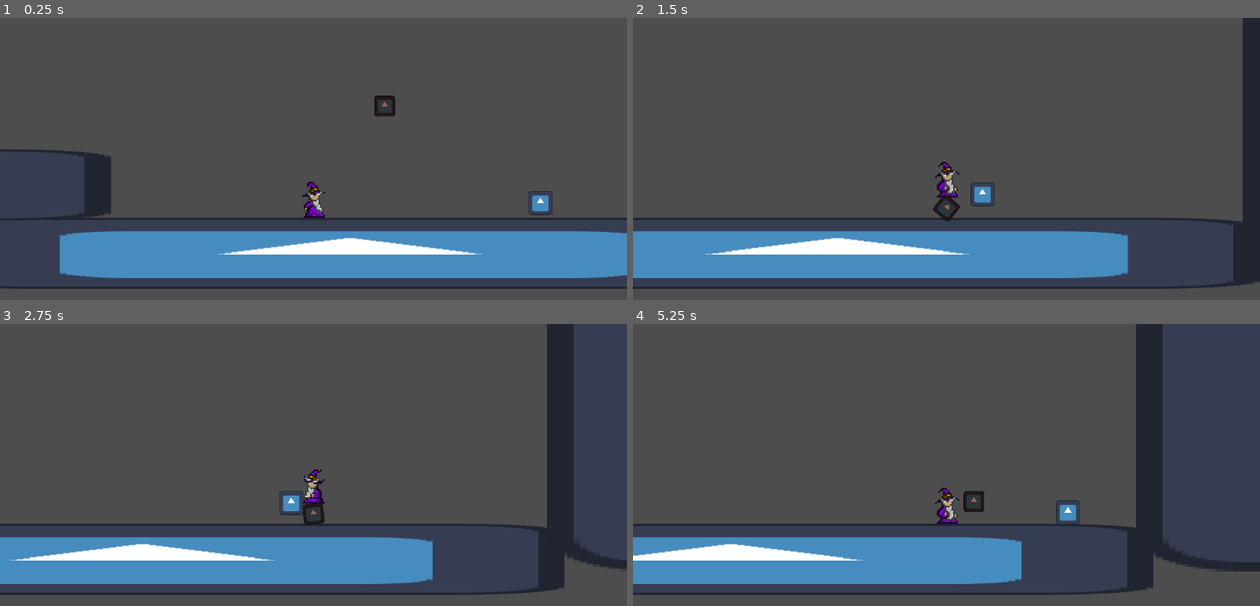
Above: before the commit, frames 1-4 (two rows, left to right).
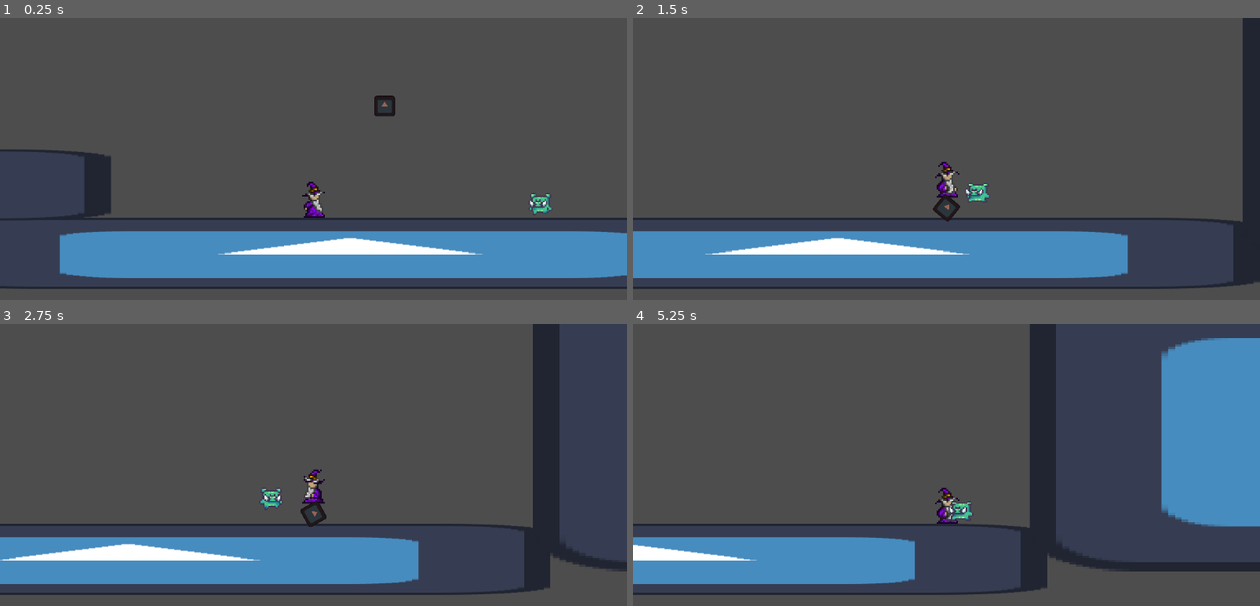
Above: after the commit, the same moments.

Repository: 3k2ng/jame-bucket
Game: Godot game, scene res://scenes/level.tscn
Two runs of this game, one before a commit and one after it. Both use one fixed random seed, a clock stepped at 60 frames per second and the inputs below. The engine's default icon, where the game draws it, is replaced by a stand-in: a white triangle on a blue panel in a dark square.
Inputs:
- Up to frame 1 (0.25 s): no input
- Up to frame 2 (1.5 s): hold Right (right) from 0.53 s (still down); tap X (kick) at 0.6, 1.35 s; tap Z (jump) at 0.77 s
- Up to frame 3 (2.75 s): tap Z (jump) at 1.52 s; release Right (right) at 2.03 s; hold Left (left) from 2.03 s (still down); tap X (kick) at 2.1 s
- Up to frame 4 (5.25 s): release Left (left) at 2.78 s; hold Right (right) 2.78-4.28 s; tap X (kick) every 0.75 s from 2.85 to 5.1 s; tap Z (jump) at 3.02, 3.77, 4.52 s; hold Left (left) 4.28-5.03 s; hold Right (right) from 5.03 s (still down)

The runs differ from the first frame. In frame 1, 0.2% of the frame differs, in the area x 84-89%, y 61-70%; in frame 2, 0.2%; in frame 3, 5.5%; in frame 4, 24%, in the area x 0-100%, y 0-97%.

Commit message:
test enemy sprite

Diff:
--- a/scenes/enemy.tscn
+++ b/scenes/enemy.tscn
@@ -1,13 +1,63 @@
-[gd_scene load_steps=5 format=3 uid="uid://dowixos6x5gas"]
+[gd_scene load_steps=12 format=3 uid="uid://dowixos6x5gas"]
 
 [ext_resource type="Script" uid="uid://dpi1a584fchit" path="res://scripts/enemy.gd" id="1_md0e3"]
-[ext_resource type="Texture2D" uid="uid://x82m30vdmo83" path="res://icon.svg" id="2_4ra3w"]
+[ext_resource type="Texture2D" uid="uid://cyrcgs2uq5v85" path="res://assets/Kings and Pigs/03-Pig/Run (34x28).png" id="2_md0e3"]
 
 [sub_resource type="RectangleShape2D" id="RectangleShape2D_5uy6h"]
 size = Vector2(44, 44)
 
 [sub_resource type="RectangleShape2D" id="RectangleShape2D_md0e3"]
 size = Vector2(50, 52)
+
+[sub_resource type="AtlasTexture" id="AtlasTexture_4ra3w"]
+atlas = ExtResource("2_md0e3")
+region = Rect2(0, 0, 34, 28)
+
+[sub_resource type="AtlasTexture" id="AtlasTexture_5uy6h"]
+atlas = ExtResource("2_md0e3")
+region = Rect2(34, 0, 34, 28)
+
+[sub_resource type="AtlasTexture" id="AtlasTexture_c4w8v"]
+atlas = ExtResource("2_md0e3")
+region = Rect2(68, 0, 34, 28)
+
+[sub_resource type="AtlasTexture" id="AtlasTexture_xwavj"]
+atlas = ExtResource("2_md0e3")
+region = Rect2(102, 0, 34, 28)
+
+[sub_resource type="AtlasTexture" id="AtlasTexture_nenq2"]
+atlas = ExtResource("2_md0e3")
+region = Rect2(136, 0, 34, 28)
+
+[sub_resource type="AtlasTexture" id="AtlasTexture_md484"]
+atlas = ExtResource("2_md0e3")
+region = Rect2(170, 0, 34, 28)
+
+[sub_resource type="SpriteFrames" id="SpriteFrames_ipns3"]
+animations = [{
+"frames": [{
+"duration": 1.0,
+"texture": SubResource("AtlasTexture_4ra3w")
+}, {
+"duration": 1.0,
+"texture": SubResource("AtlasTexture_5uy6h")
+}, {
+"duration": 1.0,
+"texture": SubResource("AtlasTexture_c4w8v")
+}, {
+"duration": 1.0,
+"texture": SubResource("AtlasTexture_xwavj")
+}, {
+"duration": 1.0,
+"texture": SubResource("AtlasTexture_nenq2")
+}, {
+"duration": 1.0,
+"texture": SubResource("AtlasTexture_md484")
+}],
+"loop": true,
+"name": &"run",
+"speed": 8.0
+}]
 
 [node name="Enemy" type="CharacterBody2D" groups=["enemy"]]
 collision_layer = 2
@@ -16,11 +66,17 @@
 [node name="CollisionShape2D" type="CollisionShape2D" parent="."]
 shape = SubResource("RectangleShape2D_5uy6h")
 
-[node name="Icon" type="Sprite2D" parent="."]
-scale = Vector2(0.34375, 0.34375)
-texture = ExtResource("2_4ra3w")
-
 [node name="Hitbox" type="Area2D" parent="."]
 
 [node name="CollisionShape2D" type="CollisionShape2D" parent="Hitbox"]
 shape = SubResource("RectangleShape2D_md0e3")
+
+[node name="SpriteOrigin" type="Node2D" parent="."]
+
+[node name="AnimatedSprite2D" type="AnimatedSprite2D" parent="SpriteOrigin"]
+position = Vector2(-7, -11)
+scale = Vector2(2.42857, 2.42857)
+sprite_frames = SubResource("SpriteFrames_ipns3")
+animation = &"run"
+autoplay = "run"
+frame_progress = 0.579827
--- a/scripts/enemy.gd
+++ b/scripts/enemy.gd
@@ -8,6 +8,8 @@
 var health: int = MAX_HEALTH
 
 @onready var player: CharacterBody2D = get_tree().get_first_node_in_group("player")
+@onready var animated_sprite_2d: AnimatedSprite2D = $AnimatedSprite2D
+@onready var sprite_origin: Node2D = $SpriteOrigin
 
 func _physics_process(delta: float) -> void:
 	# Add the gravity.
@@ -17,17 +19,20 @@
 	var direction = sign((player.position - position).x)
 	if direction:
 		velocity.x = move_toward(velocity.x, direction * SPEED, ACCEL * delta)
+		sprite_origin.scale.x = -abs(sprite_origin.scale.x) * direction
 	else:
 		velocity.x = move_toward(velocity.x, 0, SPEED)
 
 	move_and_slide()
 
+const X_KNOCKBACK = 300.0
+const Y_KNOCKBACK = -300.0
 func take_damage(bucket: RigidBody2D, damage: int) -> void:
 	health -= damage
 	if health <= 0:
 		die()
 	else:
-		velocity = Vector2(sign(bucket.linear_velocity.x) * 400.0, -300.0)
+		velocity = Vector2(sign(position.x - player.position.x) * X_KNOCKBACK, Y_KNOCKBACK)
 
 func die() -> void:
 	queue_free()
Binary file added: assets/Kings and Pigs/01-King Human/Attack (78x58).png
Not shown, added: assets/Kings and Pigs/01-King Human/Attack (78x58).png.import
Binary file added: assets/Kings and Pigs/01-King Human/Dead (78x58).png
Not shown, added: assets/Kings and Pigs/01-King Human/Dead (78x58).png.import
Binary file added: assets/Kings and Pigs/01-King Human/Door In (78x58).png
Not shown, added: assets/Kings and Pigs/01-King Human/Door In (78x58).png.import
Binary file added: assets/Kings and Pigs/01-King Human/Door Out (78x58).png
Not shown, added: assets/Kings and Pigs/01-King Human/Door Out (78x58).png.import
Binary file added: assets/Kings and Pigs/01-King Human/Fall (78x58).png
Not shown, added: assets/Kings and Pigs/01-King Human/Fall (78x58).png.import
Binary file added: assets/Kings and Pigs/01-King Human/Ground (78x58).png
Not shown, added: assets/Kings and Pigs/01-King Human/Ground (78x58).png.import
(and 512 more such lines)
